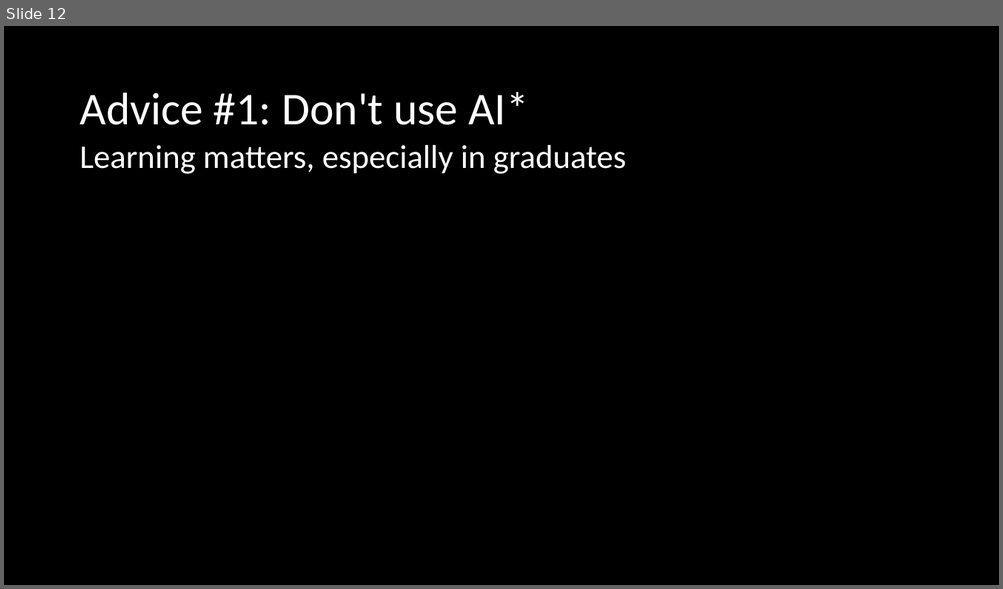
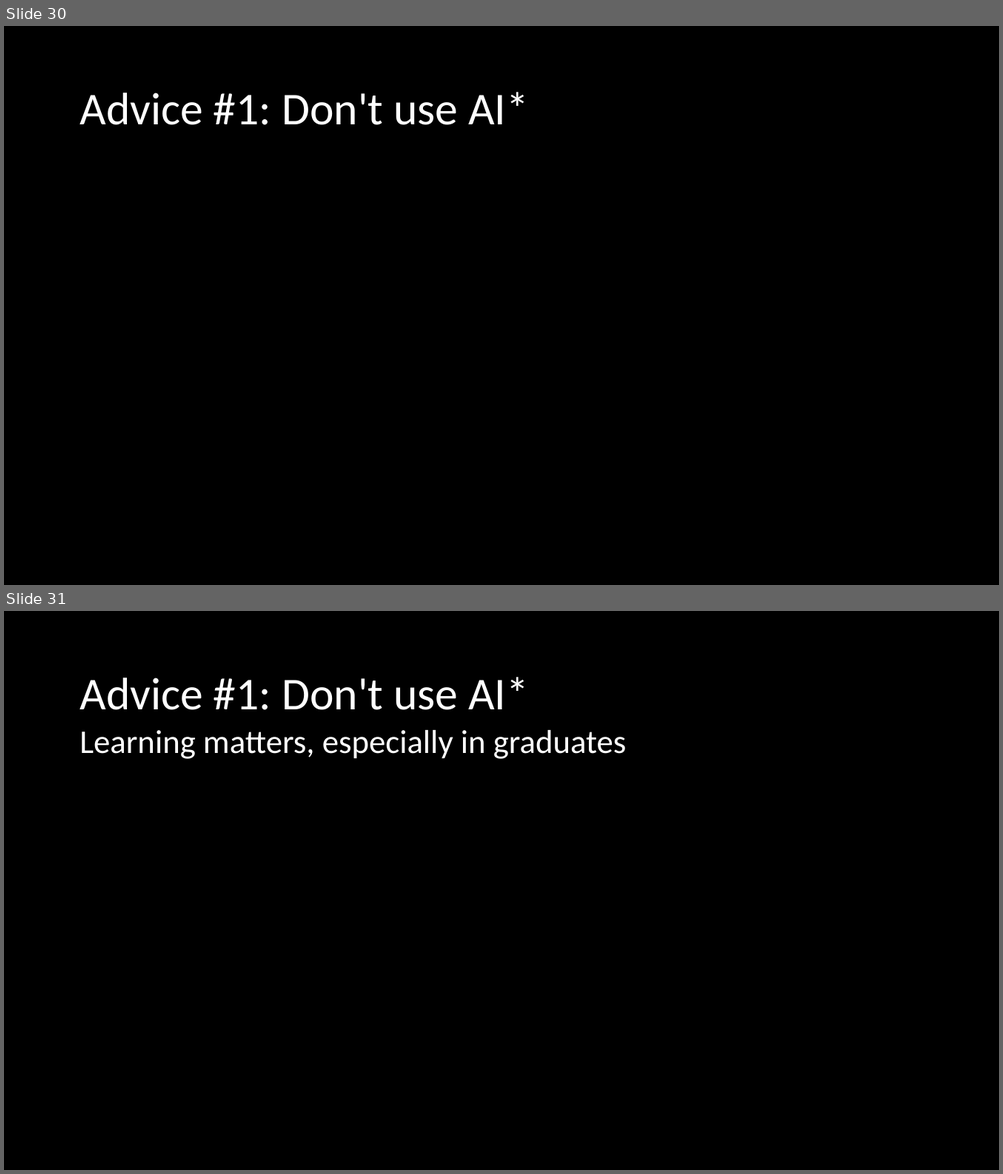
Before and after one commit to atomfinger/presentations, a slide deck: aberystwyth-2026/presentation-aber.pptx. Shown one above the other, each under a label of ours: slide 12 before the commit, slides 30 and 31 after it. The pictures are 1003x589 and 1003x1174 pixels, drawn with LibreOffice and Linux fonts; fonts in the diff are those of the drawing. Boxes give left, top, right and bottom in pixels: in the first picture for what was removed or moved away, otherwise in the second. Text is boxed around its words. In the diff, an @@ line names an element or a change of style, - is before the commit and + after.

```diff
--- a/aberystwyth-2026/presentation-aber.pptx
+++ b/aberystwyth-2026/presentation-aber.pptx
@@ slide 30 added at <box>4,26,999,585</box>, background #000000 @@
@@ title added at <box>79,92,529,125</box>, 44 pt, text #FFFFFF @@
+Advice #1: Don't use AI*
@@ what was slide 12 is now slide 31 @@
```
Also in this commit, not shown: 17 other slides added, 3 other files.
